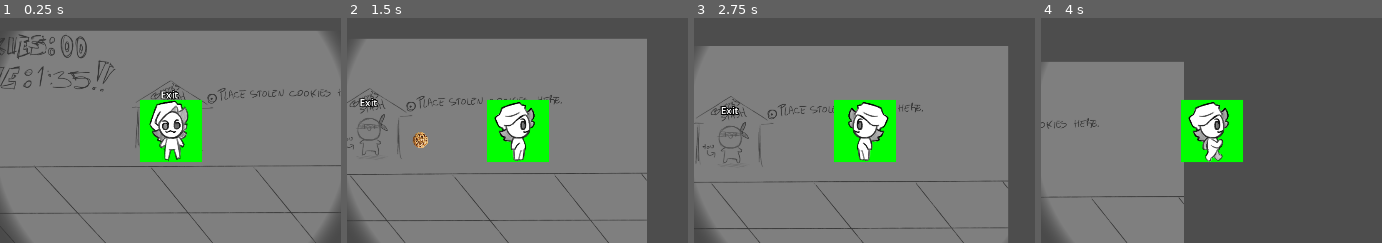
Above: before the commit, frames 1-4 (left to right).
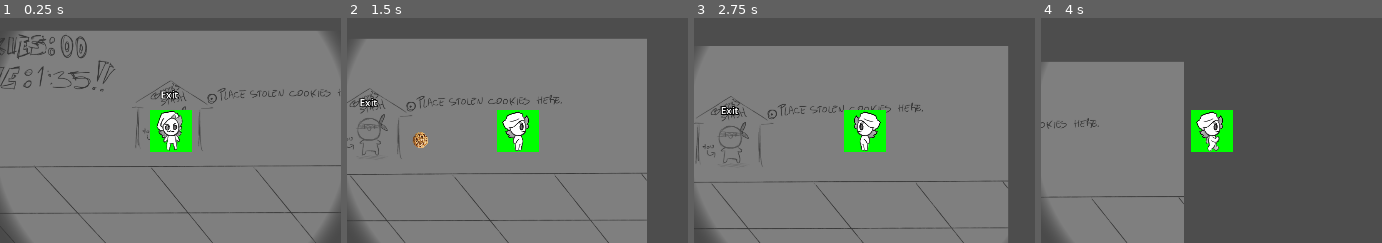
Above: after the commit, the same moments.

Repository: Fan-Dev1/BrackeysGameJam
Game: Godot game, scene res://levels/level_01.tscn
The game is run twice, just before and just after one commit, with the same random seed, the same clock (stepped at 60 frames per second) and the same inputs. The engine's default icon, where the game draws it, is replaced by a stand-in: a white triangle on a blue panel in a dark square.
Inputs (mouse positions are % of the whole screen's width and height, from its top left):
- Up to frame 1 (0.25 s): no input
- Up to frame 2 (1.5 s): move the mouse to (84, 45) at 0.52 s; press the mouse at (84, 45) at 0.53 s; hold D (move_right) from 0.53 s (still down); tap W (move_up) at 0.77 s; move the mouse to (35, 55) at 1.27 s; release the mouse at (35, 55) at 1.28 s; click (35, 55) at 1.35 s
- Up to frame 3 (2.75 s): tap W (move_up) at 1.52 s; move the mouse to (70, 28) at 2.02 s; release D (move_right) at 2.03 s; press the mouse at (70, 28) at 2.03 s; hold A (move_left) from 2.03 s (still down)
- Up to frame 4 (4 s): move the mouse to (53, 70) at 2.77 s; release A (move_left) at 2.78 s; release the mouse at (53, 70) at 2.78 s; hold D (move_right) from 2.78 s (still down); click (53, 70) at 2.85 s; tap W (move_up) at 3.02, 3.77 s; move the mouse to (94, 65) at 3.52 s; press the mouse at (94, 65) at 3.53 s
The pictures show only the part of the screen within x 34-83%, y 25-75%; the shares and areas given below are measured in that part.

The runs differ from the first frame. In frame 1, 4.1% of the frame differs, in the area x 41-60%, y 36-64%; in frame 2, 3.9%; in frame 3, 3.9%; in frame 4, 4.0%.

Commit message:
cameras now react to cookies, guards and cameras prioritize player

Diff:
--- a/core/detection_beam/detection_beam.gd
+++ b/core/detection_beam/detection_beam.gd
@@ -18,13 +18,13 @@
 @onready var beam_collision_shape: CollisionShape2D = %BeamCollisionShape
 
 var original_beam_length := 200.0
-# Called when the node enters the scene tree for the first time.
+
 func _ready() -> void:
 	original_beam_length = beam_length
 	_setup_beam_length()
 	_start_blink_timer()
-	is_ready = true
-
+	is_ready = true # this line is needed since its a tool, it doesnt load the og beam length and causes null value
+# god knows why idk
 func _setup_beam_length() -> void:
 	beam_line_2d.clear_points()
 	beam_line_2d.add_point(Vector2.ZERO)
--- a/core/security_camera/security_camera.gd
+++ b/core/security_camera/security_camera.gd
@@ -25,7 +25,7 @@
 @onready var status_color_rect: ColorRect = %StatusColorRect
 
 var state := CameraState.NORMAL : set = set_state
-
+var detected := "player"
 
 # Called when the node enters the scene tree for the first time.
 func _ready() -> void:
@@ -70,20 +70,31 @@
 	for body: Node2D in camera_area_2d.get_overlapping_bodies():
 		# alert about spotted player and track him
 		if body is Player:
+			detected = "player"
 			Global.player_spotted.emit(body.global_position)
 			state = CameraState.TRACKING
-
+		elif body is CookieProjectile: #elif so if both cookie and player, follow player
+			detected = "cookie_projectile"
+			state = CameraState.TRACKING
 
 func _tracking_process(delta: float) -> void:
-	var player: Player = get_tree().get_first_node_in_group("player")
-	var angle_to_player := self.global_position.angle_to_point(player.global_position)
-	rotate_camera_toward(angle_to_player, delta)
-	queue_redraw()
-	if camera_area_2d.overlaps_body(player):
-		tracking_timer.stop()
-		Global.player_spotted.emit(player.global_position)
-	elif tracking_timer.is_stopped():
-		tracking_timer.start()
+	if detected == "player" or detected == "cookie_projectile":
+
+		var target := get_tree().get_first_node_in_group(detected)
+
+		if is_instance_valid(target):
+
+			var angle_to_target := self.global_position.angle_to_point(target.global_position)
+			rotate_camera_toward(angle_to_target, delta)
+
+			if camera_area_2d.overlaps_body(target) and target:
+				tracking_timer.stop()
+			elif tracking_timer.is_stopped():
+				tracking_timer.start()
+
+		elif tracking_timer.is_stopped():
+			tracking_timer.start()
+		queue_redraw()
 
 
 func _on_tracking_timer_timeout() -> void:
--- a/core/security_guard/security_guard.gd
+++ b/core/security_guard/security_guard.gd
@@ -55,6 +55,7 @@
 
 func _normal_process(delta: float) -> void:
 	var guard_pos: GuardPosition = guard_positions.get(guard_position_index)
+	_scan_for_player()
 	rotate_camera_toward(guard_pos.rotation, delta)
 	move_guard_toward(guard_pos.target_marker, delta)
 	var angle_difference := angle_difference(guard_area_2d.rotation, guard_pos.rotation)
@@ -95,15 +96,16 @@
 	state = GuardState.NORMAL
 
 
-func _on_camera_area_2d_body_entered(body: Node2D) -> void:
-	# alert about spotted player and track him
-	if body is Player:
-		Global.player_spotted.emit(body.global_position)
-		detected = "player"
-		state = GuardState.TRACKING
-	elif body is CookieProjectile: #elif so if both cookie and player, follow player
-		detected = "cookie_projectile"
-		state = GuardState.TRACKING
+func _scan_for_player() -> void:
+	for body: Node2D in guard_area_2d.get_overlapping_bodies():
+		# alert about spotted player and track him
+		if body is Player:
+			detected = "player"
+			Global.player_spotted.emit(body.global_position)
+			state = GuardState.TRACKING
+		elif body is CookieProjectile: #elif so if both cookie and player, follow player
+			detected = "cookie_projectile"
+			state = GuardState.TRACKING
 
 func set_state(new_state: GuardState) -> void:
 	if state == new_state:
--- a/levels/guard_movement_test_level.tscn
+++ b/levels/guard_movement_test_level.tscn
@@ -45,7 +45,6 @@
 position = Vector2(606, 315)
 rotaton_speed = 3.0
 move_speed = 100.0
-guard_position_index = 0
 guard_positions = Array[ExtResource("3_myjux")]([SubResource("Resource_5umpd"), SubResource("Resource_1jpcd")])
 
 [node name="LevelTimer" type="Timer" parent="."]
--- a/player/player.tscn
+++ b/player/player.tscn
@@ -111,6 +111,7 @@
 unique_name_in_owner = true
 
 [node name="AnimatedSprite2D" type="AnimatedSprite2D" parent="."]
+scale = Vector2(0.667, 0.667)
 sprite_frames = SubResource("SpriteFrames_65viv")
 animation = &"WalkSouth"
 
